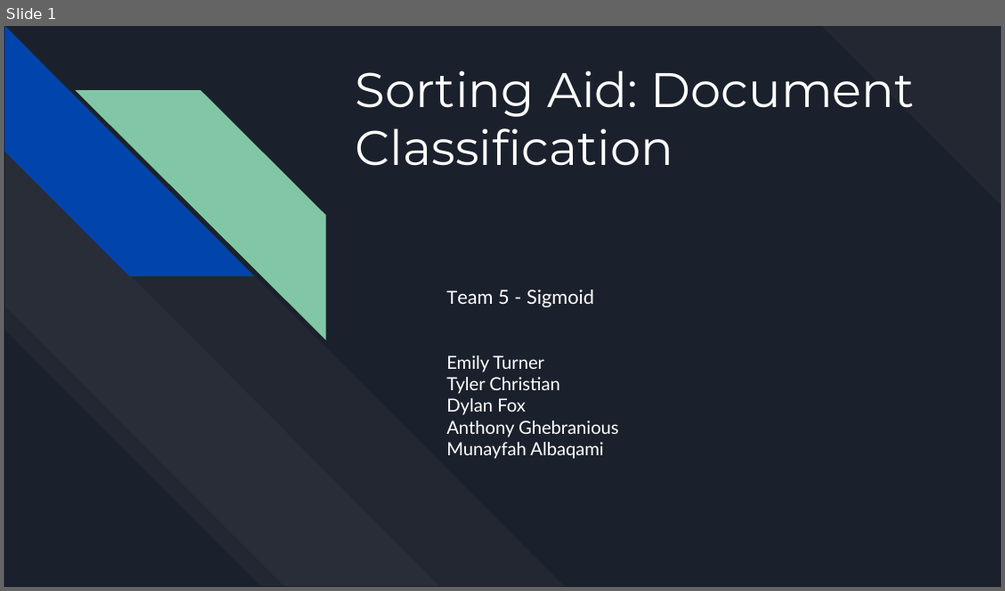
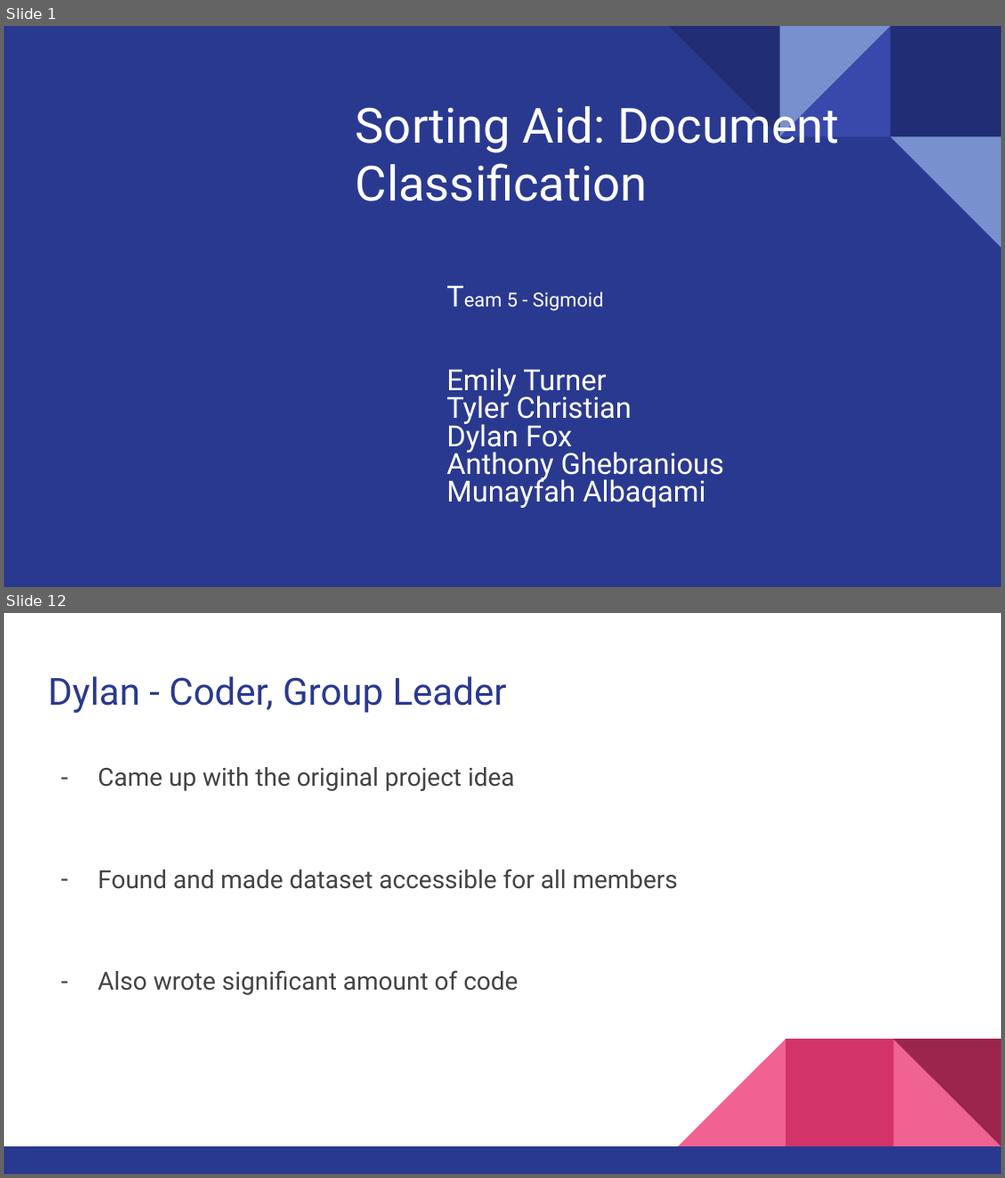
Before and after one commit to CSCI4850/s21-team5-project, a slide deck: sigmoid-presentation.pptx. Shown one above the other, each under a label of ours: slide 1 before the commit, slides 1 and 12 after it; the slides between them are not shown. The pictures are 1005x591 and 1005x1178 pixels, drawn with LibreOffice and Linux fonts; fonts in the diff are those of the drawing. Boxes give left, top, right and bottom in pixels: in the first picture for what was removed or moved away, otherwise in the second. Text is boxed around its words. In the diff, an @@ line names an element or a change of style, - is before the commit and + after.

Commit message:
Add files via upload
Wrote more of the presentation and made layout

```diff
--- a/sigmoid-presentation.pptx
+++ b/sigmoid-presentation.pptx
@@ slide 12 added at (4,613,1001,1174), background #FFFFFF @@
@@ title added at (48,676,507,713), 27 pt, text #2A3990 @@
+Dylan - Coder, Group Leader
@@ text added at (97,767,678,995), 18 pt, text #434343 @@
+– Came up with the original project idea
+– Found and made dataset accessible for all members
+– Also wrote significant amount of code
@@ group added at (4,1038,1001,1174): 3 right triangles, 2 rectangles @@
@@ slide 1 changed as well @@
@@ background #1B212C to #2A3990 @@
@@ title "Sorting Aid: Document Classification" at (356,98,840,201): font Montserrat to Roboto; vertical alignment top to bottom @@
@@ diag stripe removed at (821,26,1001,206) @@
@@ group removed at (4,27,566,586): 4 diag stripes @@
@@ group added at (669,26,1001,248): 4 right triangles, 1 rectangle @@
@@ subtitle "Team 5 - Sigmoid" at (446,291,724,507): size 13 to 21 pt in "Team", "Emily Turner", "Tyler Christian", "Dylan Fox" and 2 more places; font Lato to Roboto; line spacing 1 to 0.8 @@
```
Also in this commit, not shown: 10 other slides added, 1 slide removed.
